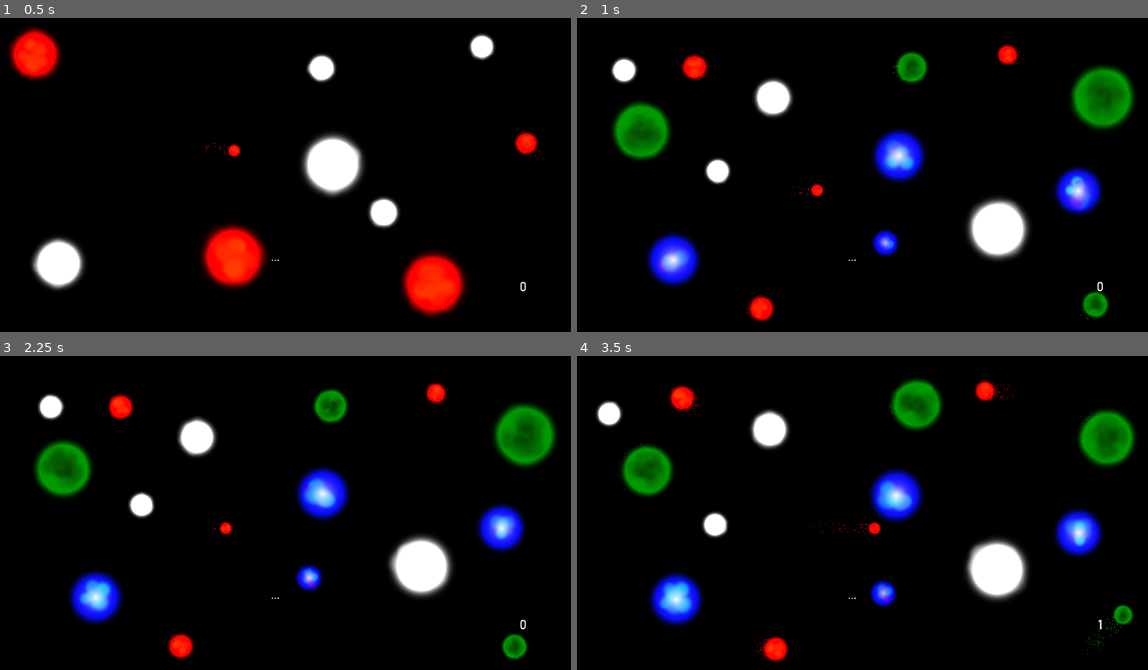
Above: before the commit, frames 1-4 (two rows, left to right).
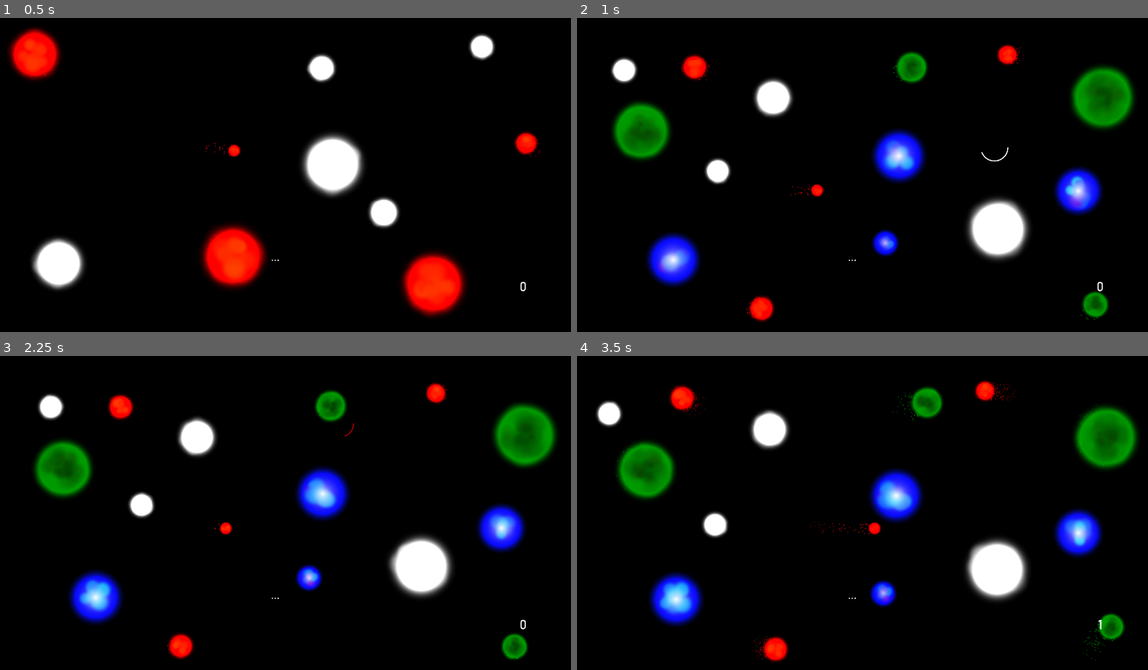
Above: after the commit, the same moments.

Repository: Dark-Gran/Spirit-Circles
Game: Godot game, scene res://src/Main.tscn
Two runs of this game, one before a commit and one after it. Both use one fixed random seed, a clock stepped at 60 frames per second and the inputs below.
Inputs (mouse positions are in pixels of both pictures, inside the frame that each line leads up to):
- Up to frame 1 (0.5 s): no input
- Up to frame 2 (1 s): move the mouse to (993, 146) at 0.52 s; press the mouse at (993, 146) at 0.53 s; hold Right (ui_right) from 0.53 s (still down); tap Space (ui_accept) at 0.77 s
- Up to frame 3 (2.25 s): move the mouse to (148, 522) at 1.27 s; release Right (ui_right) at 1.28 s; release the mouse at (148, 522) at 1.28 s; hold Left (ui_left) 1.28-2.03 s; click (148, 522) at 1.35 s; tap Space (ui_accept) at 1.52 s; move the mouse to (342, 425) at 2.02 s; press the mouse at (342, 425) at 2.03 s; hold Right (ui_right) from 2.03 s (still down)
- Up to frame 4 (3.5 s): keep holding Right (ui_right); move the mouse to (822, 575) at 2.77 s; release the mouse at (822, 575) at 2.78 s; click (822, 575) at 2.85 s; tap Space (ui_accept) at 3.02 s

Frame 1 is identical in both runs. In frame 2, less than 0.1% of the frame differs, in the area x 70-76%, y 41-46%; in frame 3, 0.2%; in frame 4, 2.8%, in the area x 6-99%, y 7-96%.
Error before the commit: Attempt to call function 'get_children' in base 'null instance' on a null instance. (res://src/world/World.gd:191)

Commit message:
"no hypo-circle over buttons" fix

Diff:
--- a/src/world/World.gd
+++ b/src/world/World.gd
@@ -187,7 +187,7 @@
 						break
 			# Player Circle - input
 			var button_hit = false
-			if !focusing: # "No hypo-circle over buttons"
+			if !focusing && $Level.has_node("Statics"): # "No hypo-circle over buttons"
 				for s in $Level/Statics.get_children():
 					if s.is_in_group("button"):
 						var polygon:PoolVector2Array = [Vector2(s.position.x-50, s.position.y-50), Vector2(s.position.x-50, s.position.y+50), Vector2(s.position.x+50, s.position.y+50), Vector2(s.position.x+50, s.position.y-50)]
